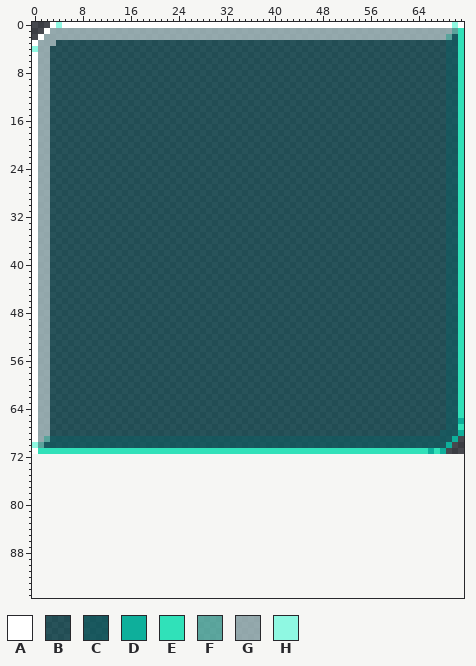
A pixel-art file gets an edit: games/Phaser-Snake-Game/public/assets/sprites/UI_Glass_9Slice.aseprite. The picture above is the old version.
72x72 pixels, 1 frame. The old version is drawn lined up with the new one, on the new canvas.
Palette (. is transparent): A #ffffff  B #0b5e6580  C #0b5e65c0  D #0eaf9b  E #30e1b9  F #63c5b8c0  G #aec9ccc0  H #8ff8e2
And afterwards:
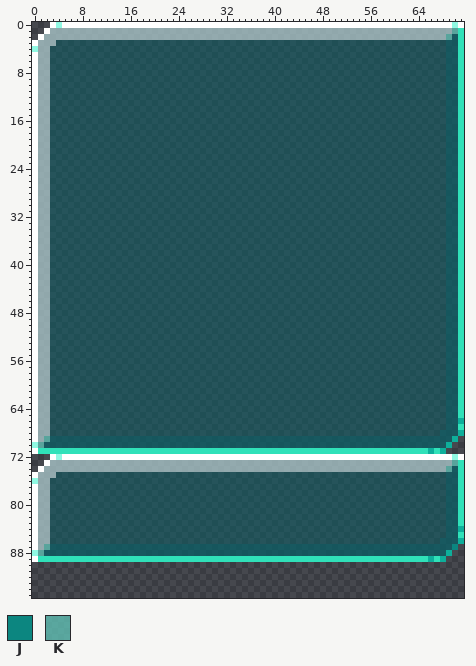
Colours new in this view: J #0c8680  K #60c2b6c6
The edit:
canvas 72x72 -> 72x96
Colour B changes from #0b5e6580 to #0b5e658c.
Colour C changes from #0b5e65c0 to #0b5e65c6.
Colour G changes from #aec9ccc0 to #a9c6c9c6.
Colour A now appears in row 72 at x 3, 5 to 69 and 71; in row 73 at x 2; in row 74 at x 1; in row 75 at x 0; in rows 77 to 87 at x 0; in row 89 at x 0.
Colour B now appears in row 75 at x 4 to 68; in rows 76 to 85 at x 3 to 68; in row 86 at x 3 to 67.
Colour C now appears in row 74 at x 70; in rows 75 to 85 at x 69 to 70; in row 86 at x 68 to 70; in row 87 at x 3 to 69; in row 88 at x 2 to 68.
Colour D now appears in row 84 at x 71; in row 86 at x 71; in row 88 at x 69; in row 89 at x 66 and 68.
Colour E now appears in rows 73 to 83 at x 71; in row 85 at x 71; in row 89 at x 1 to 65 and 67.
Colour G now appears in row 73 at x 3 to 69; in row 74 at x 2 to 68; in row 75 at x 1 to 3; in rows 76 to 86 at x 1 to 2; in row 87 at x 1.
Colour H now appears in row 72 at x 4 and 70; in row 76 at x 0; in row 88 at x 0.
Colour J now appears in row 87 at x 70.
Colour K now appears in row 73 at x 70; in row 74 at x 69; in row 87 at x 2; in row 88 at x 1.
The author changed colour F to colour K in row 1 at x 70; in row 2 at x 69; in row 69 at x 2; in row 70 at x 1.
Pixel boxes of the changes (left, top, right, bottom) in both pictures:
changed: (32, 28, 464, 562)
